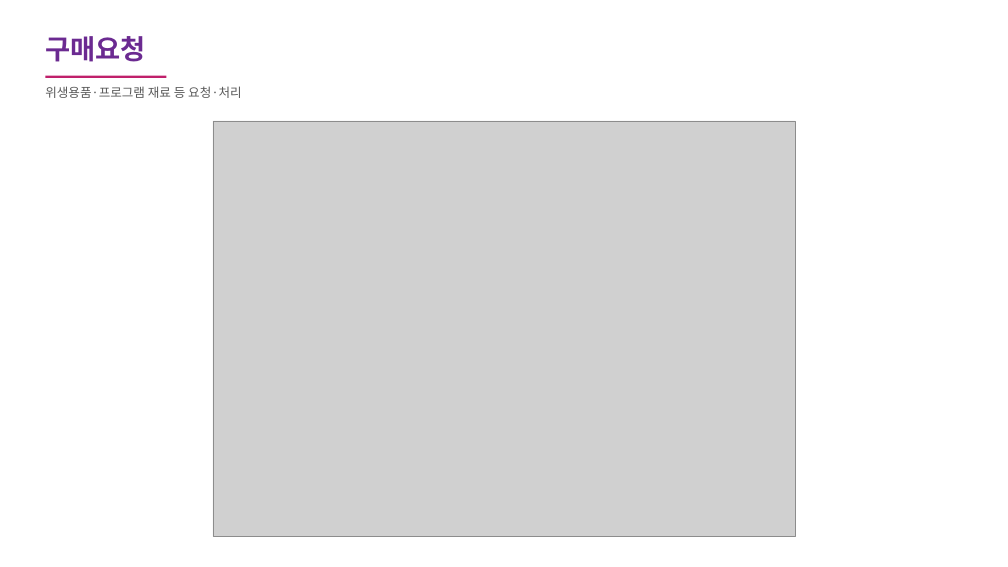
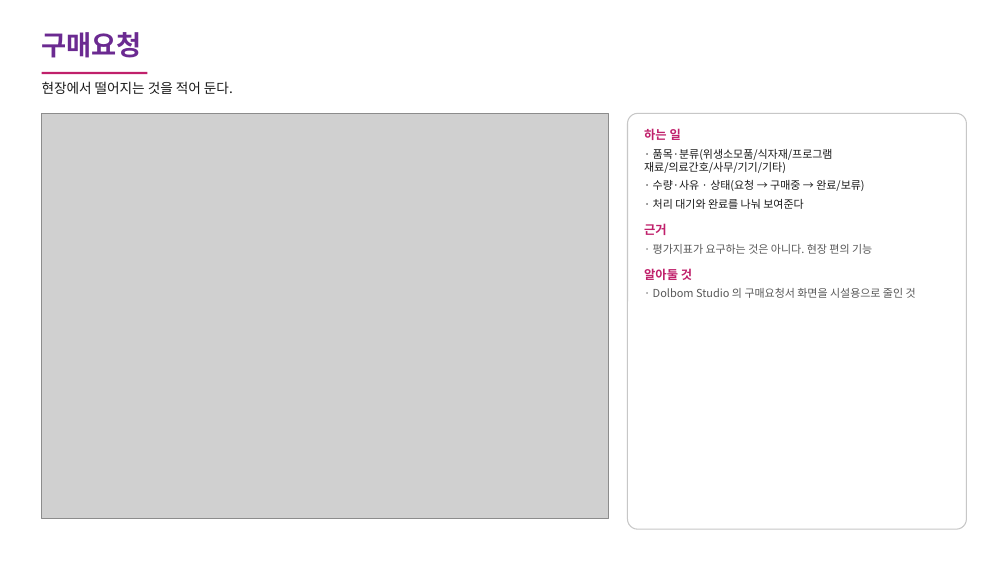
Before and after one commit to carerobot0001-pixel/carerobot-weekly-report, a slide deck: slide 12 of 요양시설스튜디오_화면기록.pptx. Drawn at 1008x567 pixels with LibreOffice and Linux fonts; fonts in the diff are those of the drawing; grey boxes stand for pictures. Boxes give left, top, right and bottom in pixels: in the first picture for what was removed or moved away, otherwise in the second. Text is boxed around its words. In the diff, an @@ line names an element or a change of style, - is before the commit and + after.

```diff
--- a/요양시설스튜디오_화면기록.pptx
+++ b/요양시설스튜디오_화면기록.pptx
@@ text "구매요청" at bbox=[42, 32, 142, 58]: more space between paragraphs @@
@@ rectangle: place and size @@
-rectangle at bbox=[45, 76, 166, 78]
+rectangle at bbox=[42, 72, 147, 74]
@@ text at bbox=[42, 81, 233, 94]: text changed; size 12 to 13 pt; text colour #595959 to #1A1A1A @@
-위생용품·프로그램 재료 등 요청·처리
+현장에서 떨어지는 것을 적어 둔다.
@@ picture: place and size @@
-picture at bbox=[213, 121, 796, 537]
+picture at bbox=[42, 113, 609, 519]
@@ rounded rectangle added at bbox=[628, 113, 966, 529], fill #FFFFFF, outline #C7C7C7 1 pt @@
@@ text added at bbox=[644, 128, 916, 298], 10.5 pt, text #1A1A1A @@
+하는 일
+· 품목·분류(위생소모품/식자재/프로그램 재료/의료간호/사무/기기/기타)
+· 수량·사유 · 상태(요청 → 구매중 → 완료/보류)
+· 처리 대기와 완료를 나눠 보여준다
+근거
+· 평가지표가 요구하는 것은 아니다. 현장 편의 기능
+알아둘 것
+· Dolbom Studio 의 구매요청서 화면을 시설용으로 줄인 것
```
Also in this commit, not shown: 15 other slides changed, 15 other files.
